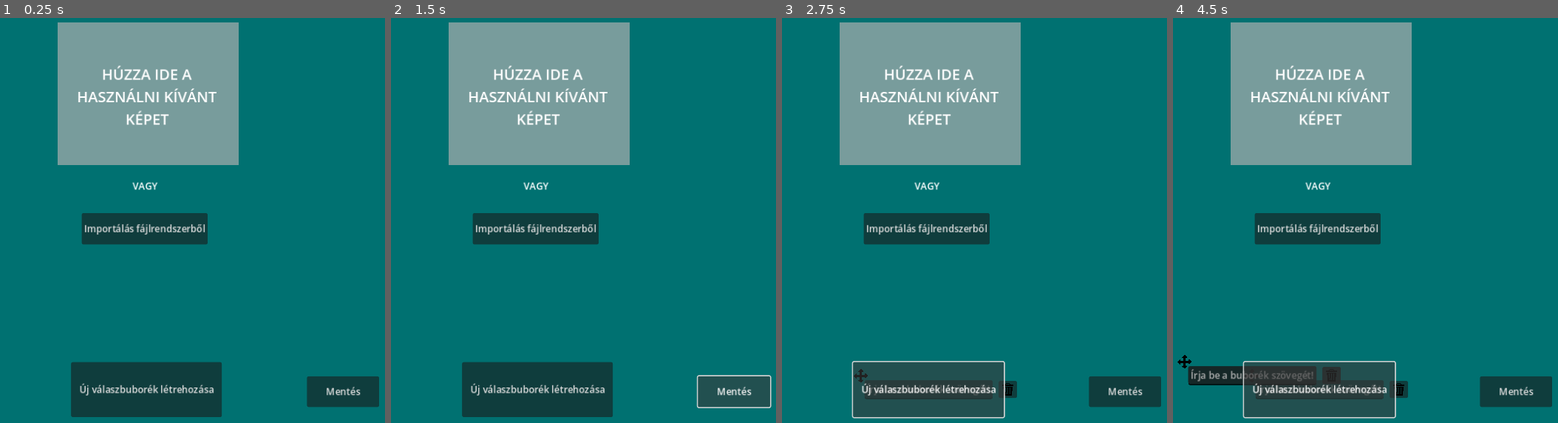
Above: before the commit, frames 1-4 (left to right).
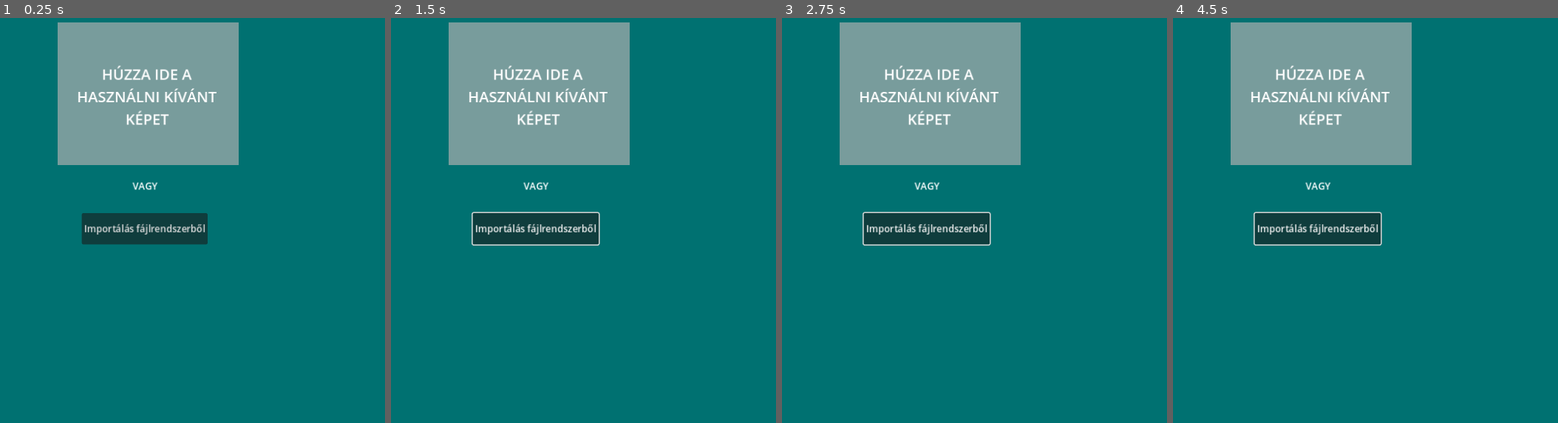
Above: after the commit, the same moments.

Repository: szuhi27/school-quiz-godot
Game: Godot game, scene res://quiz_maker_assets/quiz_maker.tscn
Same seed, same stepped clock (60 frames per second), same inputs: the game is played once before the commit and once after it.
Inputs (mouse positions are in pixels of both pictures, inside the frame that each line leads up to):
- Up to frame 1 (0.25 s): no input
- Up to frame 2 (1.5 s): click "Importálás fájlrendszerből" at 0.5 s; click (733, 390) at 1.25 s, where only the run before the commit has a clickable "Mentés"
- Up to frame 3 (2.75 s): click (928, 390) at 2 s, where only the run before the commit has a clickable "Új válaszbuborék létrehozása"
- Up to frame 4 (4.5 s): click (1250, 374) at 2.77 s; click "Importálás fájlrendszerből" at 3.5 s; click (1250, 374) at 4.27 s

The runs differ from the first frame. In frame 1, 6.7% of the frame differs, in the area x 18-99%, y 85-99%; in frame 2, 7.2%; in frame 3, 7.5%; in frame 4, 8.2%, in the area x 1-99%, y 47-99%.

Commit message:
trying to make the saving work

Diff:
--- a/quiz_maker_assets/quiz_maker.gd
+++ b/quiz_maker_assets/quiz_maker.gd
@@ -2,6 +2,8 @@
 
 var _image = Image
 var _zipfile = ZIPPacker
+var _zip_path
+var _image_name
 
 func _ready() -> void:
 	get_tree().get_root().files_dropped.connect(_on_files_dropped)
@@ -28,18 +30,31 @@
 		image_texture.set_image(_image)
 		$Control/QuizImage.texture = image_texture
 		$ImageImportGroup.visible = false
+		_image_name = path.get_file()
+		$BubbleAdder.show()
 	else :
 		$ImageImportGroup/ErrorMsg.text = "Nem megfelelő fájltípus!"
 
 #=====SAVING THE QUIZ=====
 
 func _on_save_button_pressed() -> void:
+	$SaveFileDialog.current_file = _image_name.get_slice(".",0)
 	$SaveFileDialog.popup()
-
-func _on_save_file_dialog_confirmed() -> void:
-	pass # Replace with function body.
 
 func _save_quiz():
 	_zipfile = ZIPPacker.new()
+	var err = _zipfile.open(_zip_path, _zipfile.APPEND_CREATE)
+	if err != OK:
+		return err
 	_zipfile.write_file(_image)
 	_zipfile.close()
+
+
+func _on_save_file_dialog_dir_selected(dir: String) -> void:
+	#var success = DirAccess.copy_absolute(_zip_path, $SaveFileDialog.current_path)
+	#if success == OK:
+		_zip_path = dir
+		_save_quiz()
+		print("ZIP successfully exported to: ")
+	#else:
+	#	print("Failed to export ZIP file!")
--- a/quiz_maker_assets/quiz_maker.tscn
+++ b/quiz_maker_assets/quiz_maker.tscn
@@ -79,7 +79,6 @@
 dialog_hide_on_ok = true
 file_mode = 0
 access = 2
-filters = PackedStringArray("*.png", "*.jpg", "*.jpeg", "*.gif")
 show_hidden_files = true
 use_native_dialog = true
 
@@ -133,14 +132,21 @@
 script = ExtResource("2_y8m76")
 answer_bubble = ExtResource("3_wj6vt")
 
-[node name="SaveButton" type="Button" parent="."]
+[node name="BubbleAdder" type="Control" parent="."]
+visible = false
+layout_mode = 3
+anchors_preset = 0
+offset_right = 40.0
+offset_bottom = 40.0
+
+[node name="SaveButton" type="Button" parent="BubbleAdder"]
 offset_left = 773.0
 offset_top = 696.0
 offset_right = 895.0
 offset_bottom = 748.0
 text = "Mentés"
 
-[node name="AnsweBubbleCreatotButton" type="Button" parent="."]
+[node name="AnsweBubbleCreatotButton" type="Button" parent="BubbleAdder"]
 offset_left = 374.0
 offset_top = 672.0
 offset_right = 629.0
@@ -160,7 +166,7 @@
 
 [connection signal="pressed" from="ImageImportGroup/Button" to="." method="_on_button_pressed"]
 [connection signal="file_selected" from="ImageImportGroup/FileDialog" to="." method="_on_file_dialog_file_selected"]
-[connection signal="pressed" from="SaveButton" to="." method="_on_save_button_pressed"]
-[connection signal="button_down" from="AnsweBubbleCreatotButton" to="AnswerBubbleControl" method="_on_answe_bubble_creatot_button_button_down"]
-[connection signal="button_up" from="AnsweBubbleCreatotButton" to="AnswerBubbleControl" method="_on_answe_bubble_creatot_button_button_up"]
-[connection signal="confirmed" from="SaveFileDialog" to="." method="_on_save_file_dialog_confirmed"]
+[connection signal="pressed" from="BubbleAdder/SaveButton" to="." method="_on_save_button_pressed"]
+[connection signal="button_down" from="BubbleAdder/AnsweBubbleCreatotButton" to="AnswerBubbleControl" method="_on_answe_bubble_creatot_button_button_down"]
+[connection signal="button_up" from="BubbleAdder/AnsweBubbleCreatotButton" to="AnswerBubbleControl" method="_on_answe_bubble_creatot_button_button_up"]
+[connection signal="dir_selected" from="SaveFileDialog" to="." method="_on_save_file_dialog_dir_selected"]
